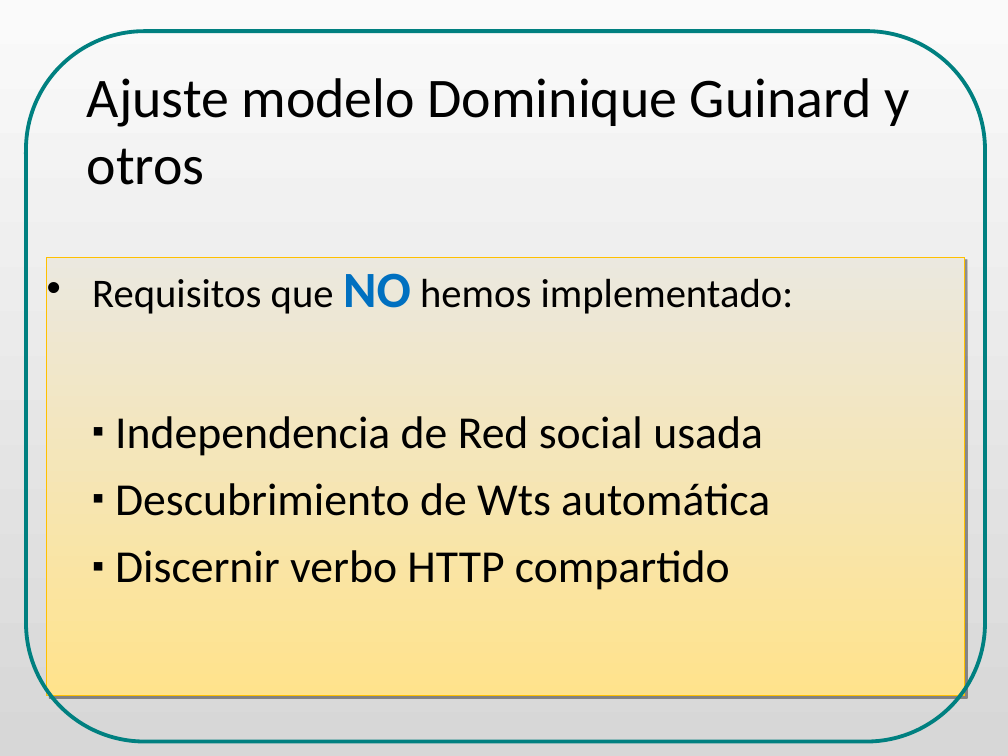
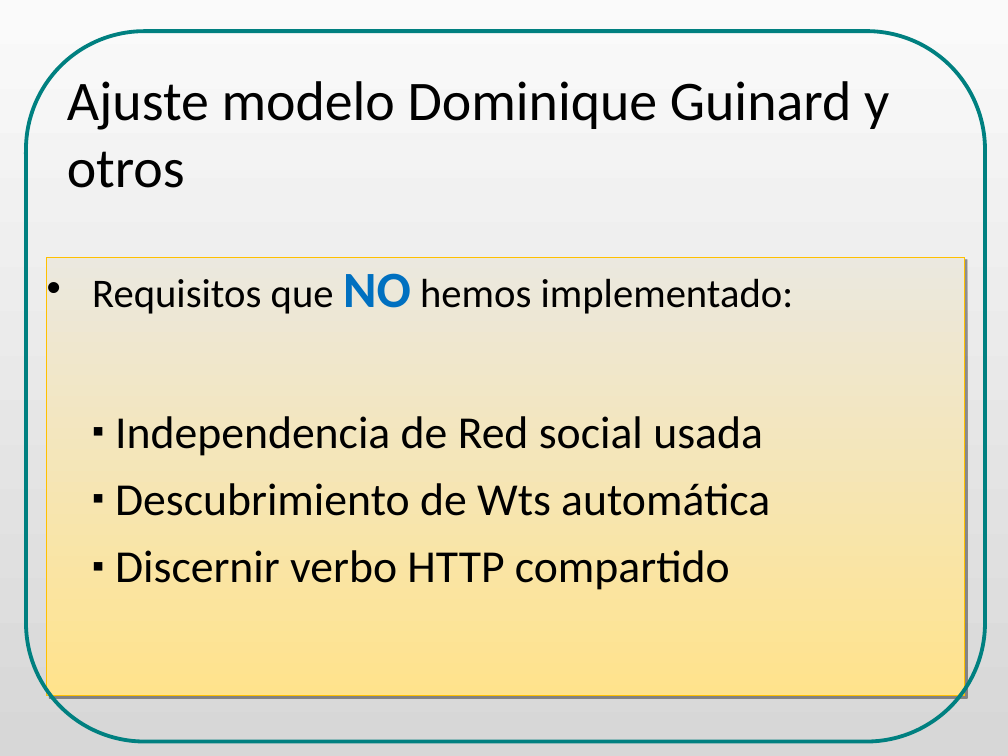
Before and after one commit to danielsalgadop/sac, a slide deck: slide 11 of docs/presentation/social_access_controller_ODP_final.odp. Drawn at 1008x756 pixels with LibreOffice and Linux fonts; fonts in the diff are those of the drawing. Boxes give left, top, right and bottom in pixels: in the first picture for what was removed or moved away, otherwise in the second. Text is boxed around its words. In the diff, an @@ line names an element or a change of style, - is before the commit and + after.

```diff
--- a/docs/presentation/social_access_controller_ODP_final.odp
+++ b/docs/presentation/social_access_controller_ODP_final.odp
@@ title "Ajuste modelo Dominique Guinard y ...": place and size @@
-title "Ajuste modelo Dominique Guinard y ..." at [87, 78, 909, 185]
+title "Ajuste modelo Dominique Guinard y ..." at [67, 81, 889, 188]
```
Also in this commit, not shown: 5 other slides changed, 1 other file.
